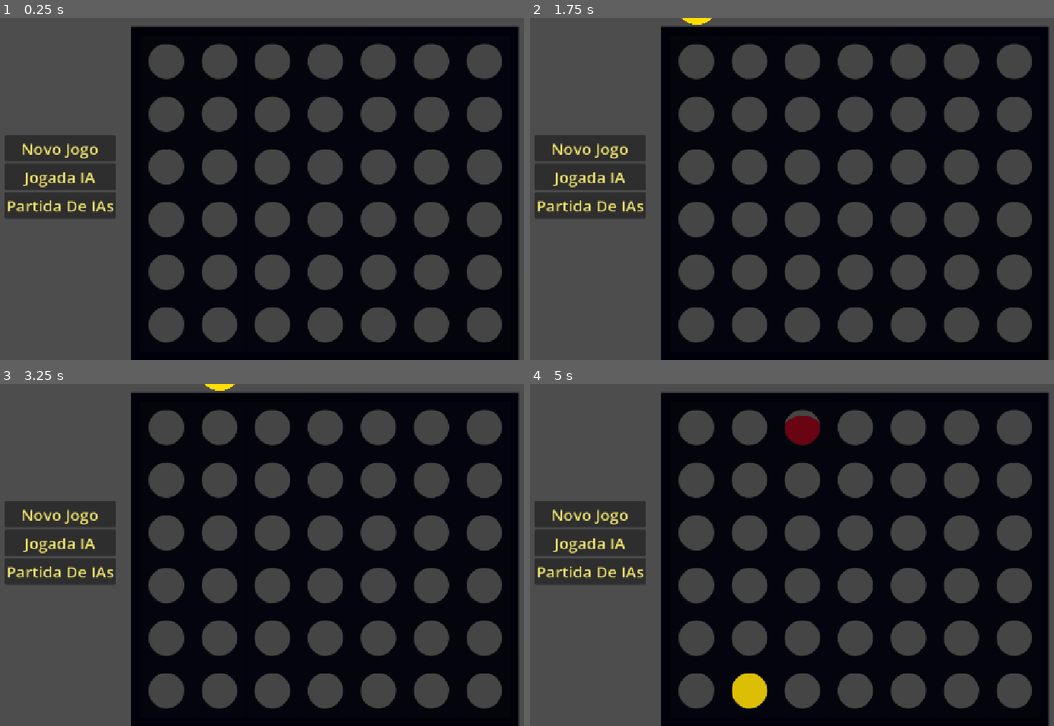
Above: before the commit, frames 1-4 (two rows, left to right).
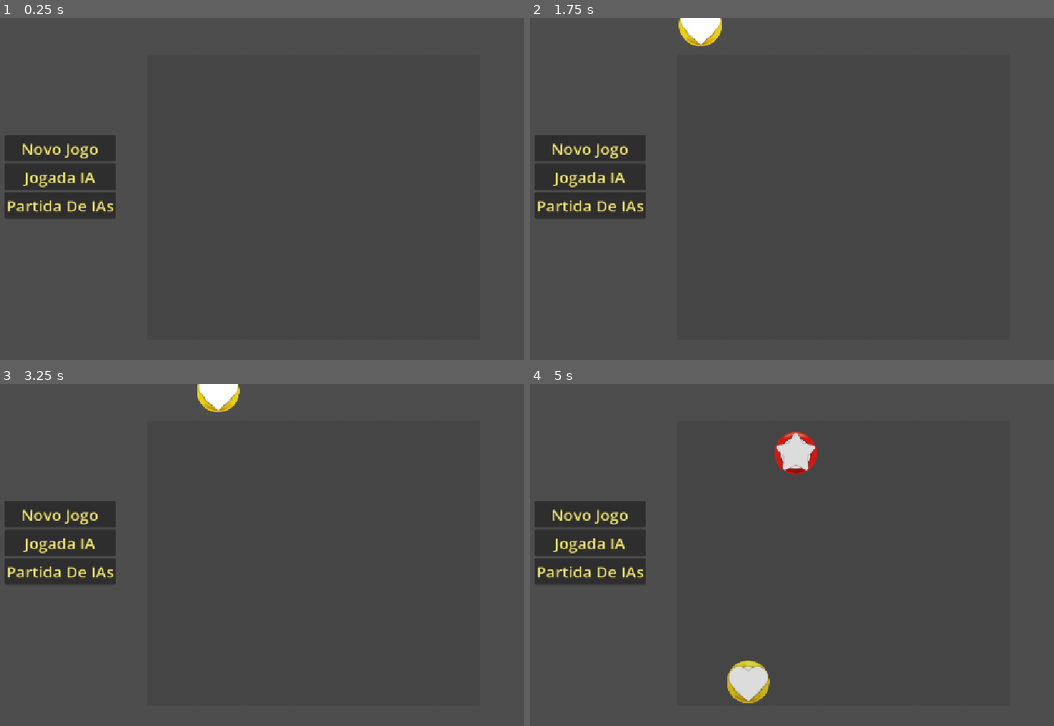
Above: after the commit, the same moments.

Repository: Guilherme-C-Ferrari/Connect-4
Game: Godot game, scene res://Cenas/Connect-4.tscn
Two runs of this game, one before a commit and one after it. Both use one fixed random seed, a clock stepped at 60 frames per second and the inputs below.
Inputs (mouse positions are in pixels of both pictures, inside the frame that each line leads up to; where the layout moved, square brackets give the same spot in the first picture):
- Up to frame 1 (0.25 s): no input
- Up to frame 2 (1.75 s): click "Novo Jogo" at 0.5 s; click (702, 195) [697, 192] at 1.25 s
- Up to frame 3 (3.25 s): click "Novo Jogo" at 2 s; click (220, 561) [220, 558] at 2.75 s
- Up to frame 4 (5 s): click "Jogada IA" at 3.5 s; click (797, 561) [802, 558] at 4.25 s

The runs differ from the first frame. In frame 1, 49% of the frame differs, in the area x 25-100%, y 2-100%; in frame 2, 50%; in frame 3, 50%; in frame 4, 51%.

Commit message:
Ajuste de Sprites e Escala X Camera

Diff:
--- a/Cenas/Connect-4.tscn
+++ b/Cenas/Connect-4.tscn
@@ -7,14 +7,21 @@
 [node name="Main" type="Node2D" unique_id=732579793]
 script = ExtResource("1_ab3bw")
 
-[node name="FichasContainer" type="Node2D" parent="." unique_id=1433860491]
+[node name="GameContainer" type="Node2D" parent="." unique_id=183511413]
+position = Vector2(-120, -123)
 
-[node name="TabuleiroFisico" parent="." unique_id=459050932 instance=ExtResource("2_8hrk4")]
-position = Vector2(307, 33)
+[node name="FichasContainer" type="Node2D" parent="GameContainer" unique_id=1433860491]
+
+[node name="TabuleiroFisico" parent="GameContainer" unique_id=459050932 instance=ExtResource("2_8hrk4")]
+position = Vector2(412.5, 166.25)
 
 [node name="CanvasLayer" type="CanvasLayer" parent="." unique_id=1216710477]
 
 [node name="Menu" parent="CanvasLayer" unique_id=1558306628 instance=ExtResource("3_apj2i")]
 
-[connection signal="jogada_liberada" from="TabuleiroFisico" to="." method="habilitar_botoes"]
+[node name="Camera2D" type="Camera2D" parent="." unique_id=1663131829]
+position = Vector2(578, 326)
+zoom = Vector2(0.9, 0.9)
+
+[connection signal="jogada_liberada" from="GameContainer/TabuleiroFisico" to="." method="habilitar_botoes"]
 [connection signal="menu_botao_pressionado" from="CanvasLayer/Menu" to="." method="_on_button_pressed"]
--- a/Cenas/ficha.tscn
+++ b/Cenas/ficha.tscn
@@ -1,24 +1,22 @@
 [gd_scene format=3 uid="uid://bukdk3xh7xwg4"]
 
-[ext_resource type="Texture2D" uid="uid://3bun0mt4cle1" path="res://Sprites/white-circle.png" id="1_vo28c"]
+[ext_resource type="Texture2D" uid="uid://h048w0rmmyve" path="res://Sprites/Coração Amarelo.png" id="1_t18qp"]
+[ext_resource type="Texture2D" uid="uid://d1m6050hnwlu5" path="res://Sprites/Estrela Vermelha.png" id="2_o7hvr"]
 
 [sub_resource type="CircleShape2D" id="CircleShape2D_t18qp"]
-radius = 42.0119
+radius = 46.0
 
 [node name="Ficha" type="RigidBody2D" unique_id=1155902229 groups=["Fichas"]]
 metadata/_edit_group_ = true
 
 [node name="FichaAmarela" type="Sprite2D" parent="." unique_id=190187700]
 visible = false
-modulate = Color(1, 0.8666667, 0, 1)
-scale = Vector2(0.33, 0.33)
-texture = ExtResource("1_vo28c")
+scale = Vector2(0.9, 0.9)
+texture = ExtResource("1_t18qp")
 
 [node name="FichaVermelha" type="Sprite2D" parent="." unique_id=242654346]
-visible = false
-modulate = Color(0.47, 0, 0.07049982, 1)
-scale = Vector2(0.33, 0.33)
-texture = ExtResource("1_vo28c")
+scale = Vector2(0.9, 0.9)
+texture = ExtResource("2_o7hvr")
 
 [node name="CollisionShape2D" type="CollisionShape2D" parent="." unique_id=891932140]
 shape = SubResource("CircleShape2D_t18qp")
--- a/Cenas/tabuleiro_fisico.tscn
+++ b/Cenas/tabuleiro_fisico.tscn
@@ -3,7 +3,7 @@
 [ext_resource type="Script" uid="uid://ck4wvmli7iclf" path="res://Scripts/TabuleiroFisico.gd" id="1_1xbq8"]
 [ext_resource type="PackedScene" uid="uid://b4msqnvgoyj7b" path="res://Cenas/coluna_slots.tscn" id="1_ospg6"]
 [ext_resource type="Script" uid="uid://nafi51y6w2l1" path="res://Scripts/ColunaSlots.gd" id="2_5mjpd"]
-[ext_resource type="Texture2D" uid="uid://bb82vofl1vdbs" path="res://Sprites/Teste.png" id="4_6jsy2"]
+[ext_resource type="Texture2D" uid="uid://ceifucgq104db" path="res://Sprites/Tabela.png" id="4_16aq4"]
 [ext_resource type="PackedScene" uid="uid://b5xyucq6hy85g" path="res://Cenas/botao_coluna.tscn" id="5_16aq4"]
 
 [sub_resource type="RectangleShape2D" id="RectangleShape2D_gsv3i"]
@@ -78,10 +78,9 @@
 position = Vector2(650, 50)
 
 [node name="Sprite2D" type="Sprite2D" parent="." unique_id=1278662922]
-modulate = Color(0.0375, 0.041666668, 0.05, 1)
-position = Vector2(349.80826, 298.00003)
-scale = Vector2(1.1492699, 1.145)
-texture = ExtResource("4_6jsy2")
+visible = false
+position = Vector2(350, 301)
+texture = ExtResource("4_16aq4")
 
 [node name="HBoxContainer" type="HBoxContainer" parent="." unique_id=1408727474]
 offset_right = 700.0
--- a/Scripts/Connect_4.gd
+++ b/Scripts/Connect_4.gd
@@ -1,7 +1,7 @@
 extends Node2D
 
-@onready var container_fichas = $FichasContainer
-@onready var botoes = $TabuleiroFisico/HBoxContainer.get_children()
+@onready var container_fichas = $GameContainer/FichasContainer
+@onready var botoes = $GameContainer/TabuleiroFisico/HBoxContainer.get_children()
 @onready var label_resultado = $CanvasLayer/Menu/%LabelPrincipal
 
 var ficha = preload("res://Cenas/ficha.tscn")
@@ -29,14 +29,14 @@
 
 func criar_ficha_fisica(coluna_index: int, jogador: String) -> void:
 	var nova_ficha = ficha.instantiate()
-	var botao = $TabuleiroFisico/HBoxContainer.get_child(coluna_index)
-	var posX = botao.global_position.x + (botao.size.x / 2)
-	var posY = botao.global_position.y - 150
+	var botao = $GameContainer/TabuleiroFisico/HBoxContainer.get_child(coluna_index)
+
+	var pos_global = botao.global_position + Vector2(botao.size.x / 2, -150)
+	nova_ficha.position = container_fichas.to_local(pos_global)
 
 	nova_ficha.get_node("FichaAmarela").visible = (jogador == jogo.JOGADOR_AMARELO)
 	nova_ficha.get_node("FichaVermelha").visible = (jogador == jogo.JOGADOR_VERMELHO)
 
-	nova_ficha.position = Vector2(posX, posY)
 	container_fichas.add_child(nova_ficha)
 
 func jogar(movimento: int, jogador: String) -> bool:
Binary file added: Sprites/Coração Amarelo.png
Not shown, added: Sprites/Coração Amarelo.png.import
Binary file added: Sprites/Coração Rosa.png
Not shown, changed: Sprites/Coração Rosa.png.import
Binary file added: Sprites/Estrela Azul.png
Not shown, added: Sprites/Estrela Azul.png.import
Binary file added: Sprites/Estrela Vermelha.png
Not shown, added: Sprites/Estrela Vermelha.png.import
Binary file added: Sprites/Tabela.png
Not shown, added: Sprites/Tabela.png.import
Binary file removed: Sprites/Teste.png
